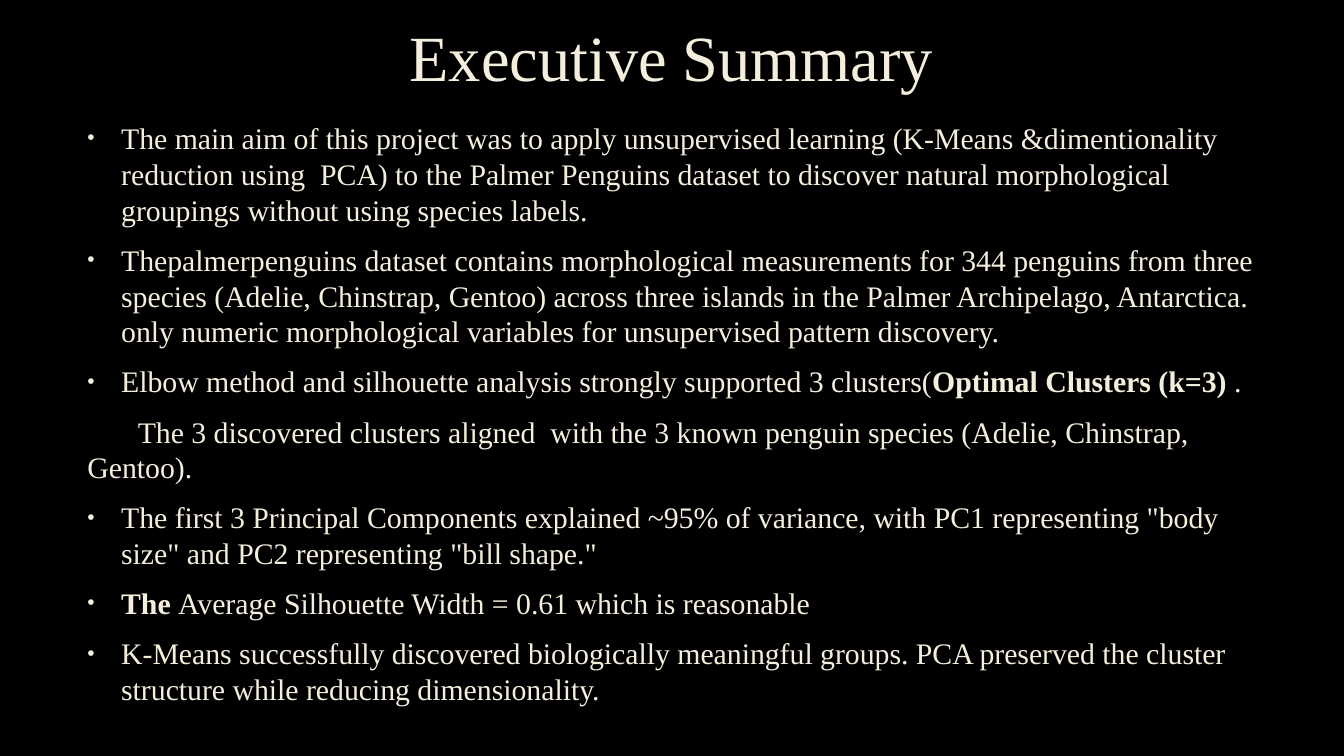
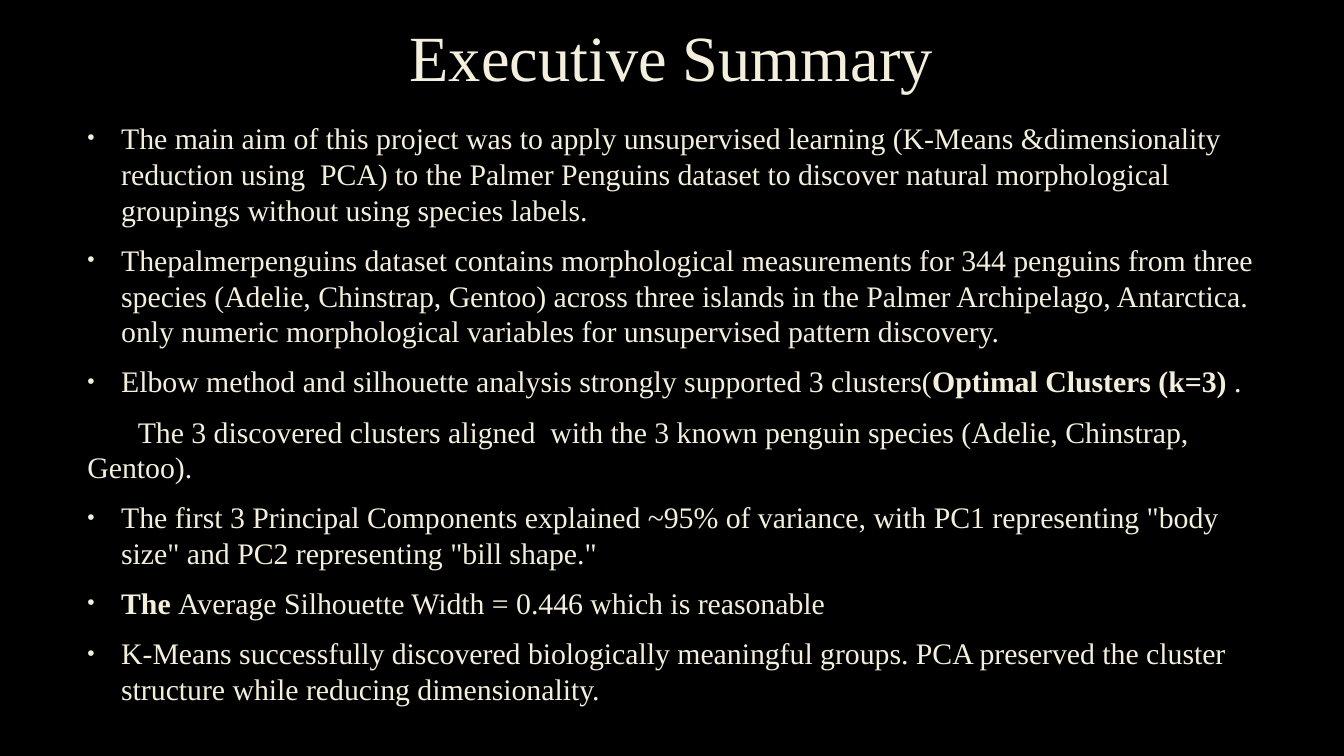
Before and after one commit to AlchymedSolutions/KIBIDI-MACHINE-LEARNING-PROJECTS-2026, a slide deck: slide 2 of ML ASS 4 PENGUIN UML1.pptx. Drawn at 1344x756 pixels with LibreOffice and Linux fonts; fonts in the diff are those of the drawing; background and template pictures are left out. Boxes give left, top, right and bottom in pixels: in the first picture for what was removed or moved away, otherwise in the second. Text is boxed around its words. In the diff, an @@ line names an element or a change of style, - is before the commit and + after.

```diff
--- a/ML ASS 4 PENGUIN UML1.pptx
+++ b/ML ASS 4 PENGUIN UML1.pptx
@@ text at [121, 128, 1221, 227]: text changed @@
-• The main aim of this project was to apply unsupervised learning (K-Means &dimentionality reduction using PCA) to the Palmer Penguins dataset to discover natural morphological groupings without using species labels.
+• The main aim of this project was to apply unsupervised learning (K-Means &dimensionality reduction using PCA) to the Palmer Penguins dataset to discover natural morphological groupings without using species labels.
@@ text at [121, 593, 825, 620]: text changed @@
-• The Average Silhouette Width = 0.61 which is reasonable
+• The Average Silhouette Width = 0.446 which is reasonable
```
Also in this commit, not shown: 2 other slides changed.
